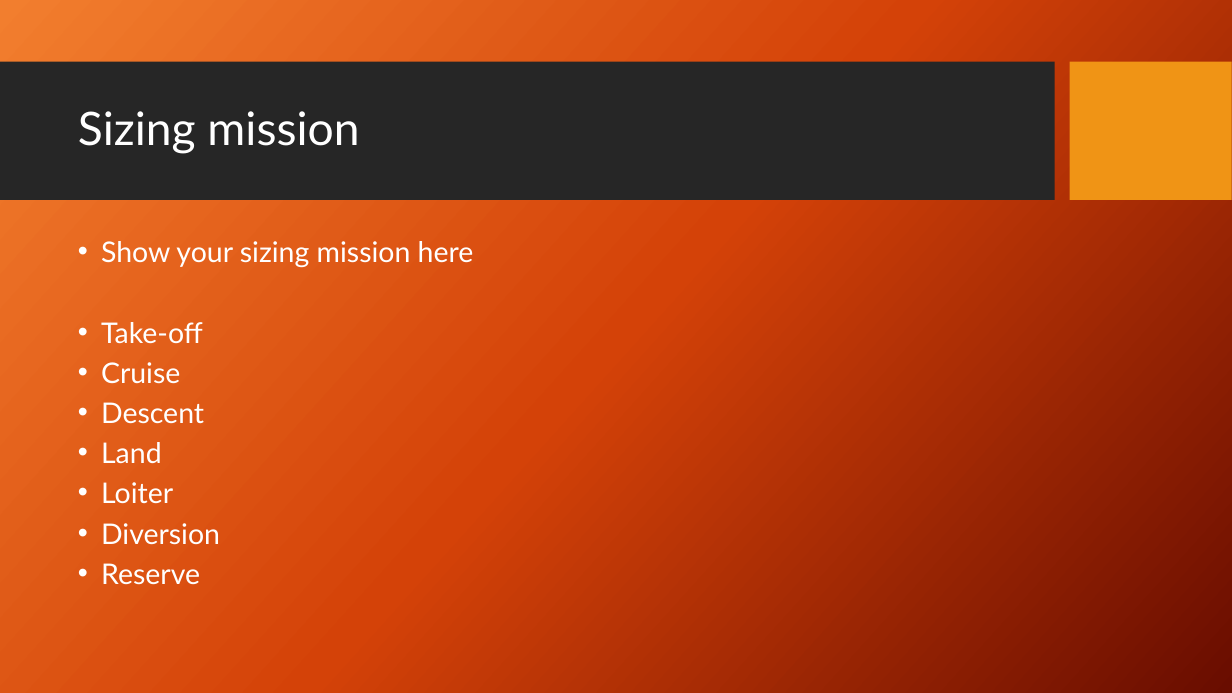
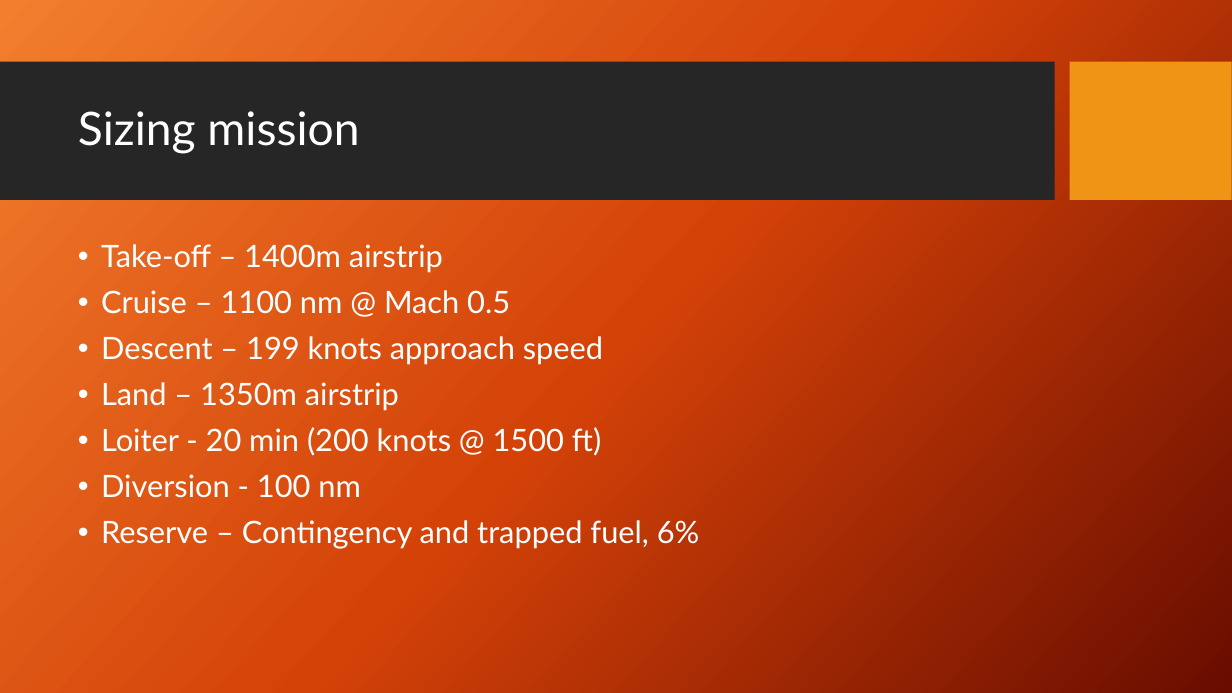
Before and after one commit to IsakLundgren/Aircraft-design-2023, a slide deck: slide 3 of presentations/DT1-presentation.pptx. Drawn at 1232x693 pixels with LibreOffice and Linux fonts; fonts in the diff are those of the drawing; background and template pictures are left out. Boxes give left, top, right and bottom in pixels: in the first picture for what was removed or moved away, otherwise in the second. Text is boxed around its words. In the diff, an @@ line names an element or a change of style, - is before the commit and + after.

Commit message:
Updated presentation

```diff
--- a/presentations/DT1-presentation.pptx
+++ b/presentations/DT1-presentation.pptx
@@ text at [101,244,700,549]: text changed; size 22.2 to 24 pt @@
-• Show your sizing mission here
-• Take-off
-• Cruise
-• Descent
-• Land
-• Loiter
-• Diversion
-• Reserve
+• Take-off – 1400m airstrip
+• Cruise – 1100 nm @ Mach 0.5
+• Descent – 199 knots approach speed
+• Land – 1350m airstrip
+• Loiter - 20 min (200 knots @ 1500 ft)
+• Diversion - 100 nm
+• Reserve – Contingency and trapped fuel, 6%
```
Also in this commit, not shown: 2 other slides changed.
